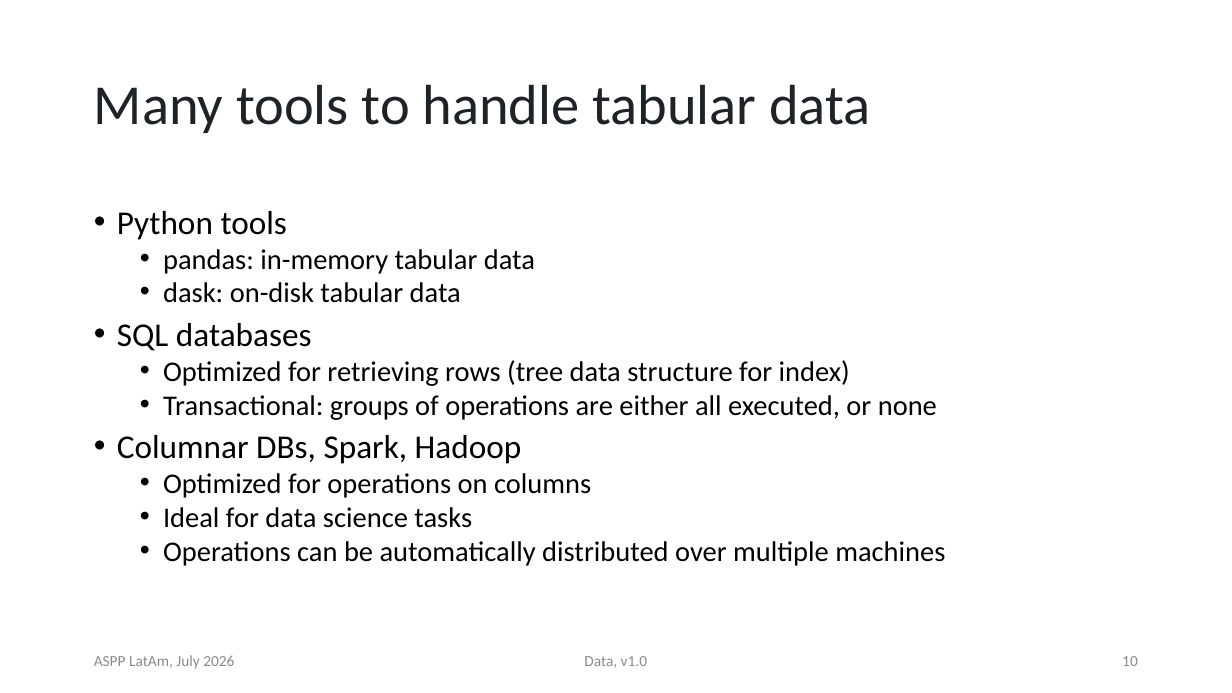
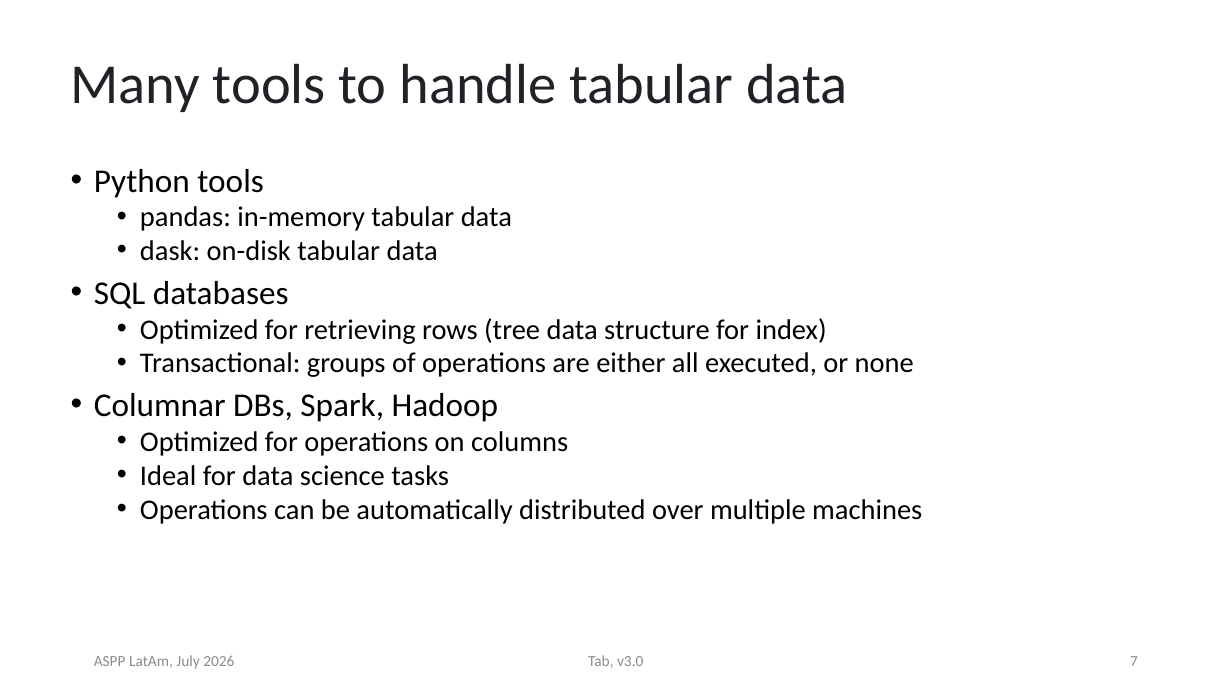
Before and after one commit to ASPP/data_class, a slide deck: slide 7 of tabular_data.pptx (slide 10 before the commit). Drawn at 1232x693 pixels with LibreOffice and Linux fonts; fonts in the diff are those of the drawing. Boxes give left, top, right and bottom in pixels: in the first picture for what was removed or moved away, otherwise in the second. Text is boxed around its words. In the diff, an @@ line names an element or a change of style, - is before the commit and + after.

Commit message:
powerpoint and exercises tabular complete

```diff
--- a/tabular_data.pptx
+++ b/tabular_data.pptx
@@ text "Many tools to handle tabular ...": place and size @@
-text "Many tools to handle tabular ..." at [94,84,870,133]
+text "Many tools to handle tabular ..." at [71,63,847,112]
@@ text "Python tools": place and size @@
-text "Python tools" at [117,211,945,566]
+text "Python tools" at [94,169,922,524]
@@ text at [588,655,643,668]: text changed @@
-Data, v1.0
+Tab, v3.0
@@ page number at [1130,656,1138,666]: text changed @@
-10
+7
```
Also in this commit, not shown: 66 other slides changed, 17 slides added, 3 slides removed, 21 other files.
